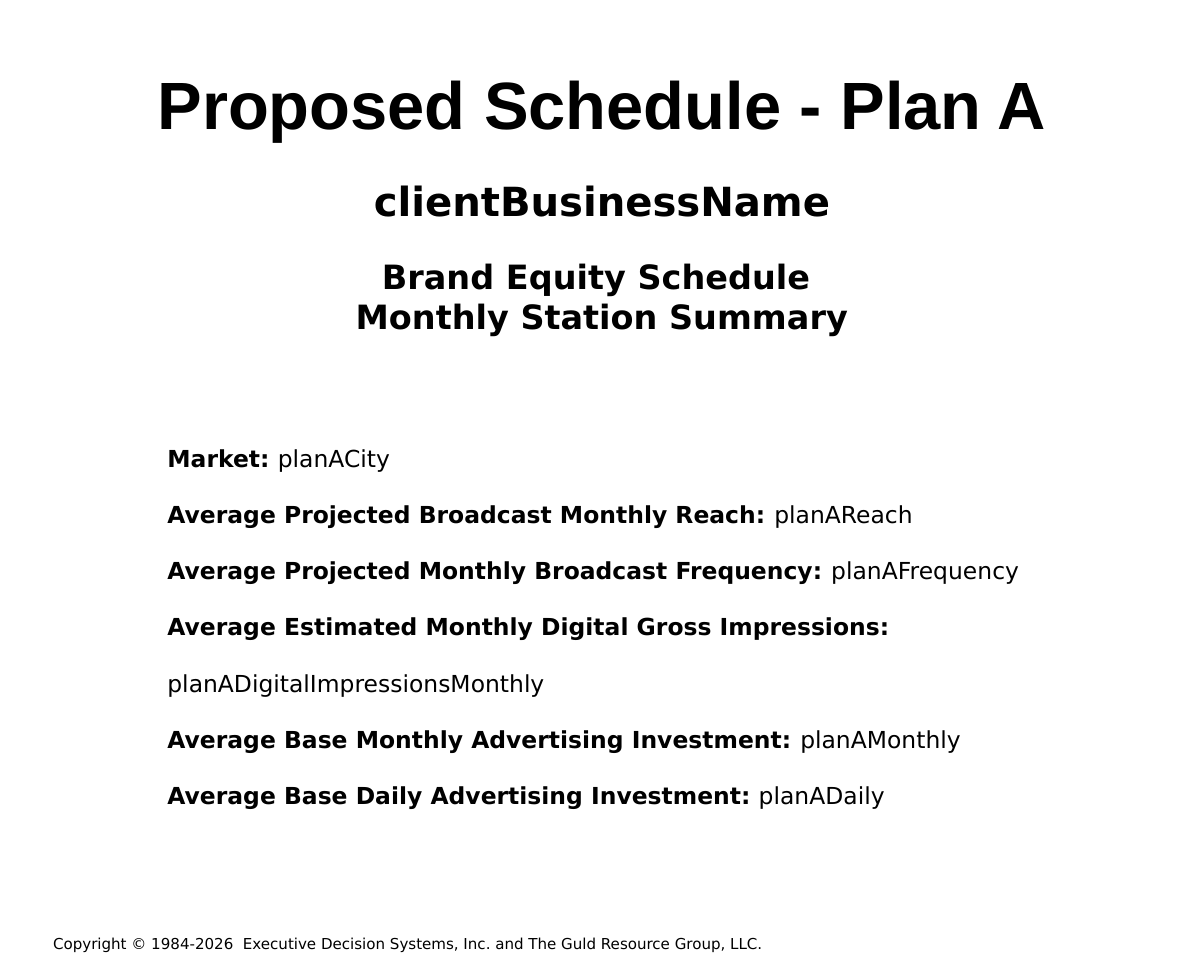
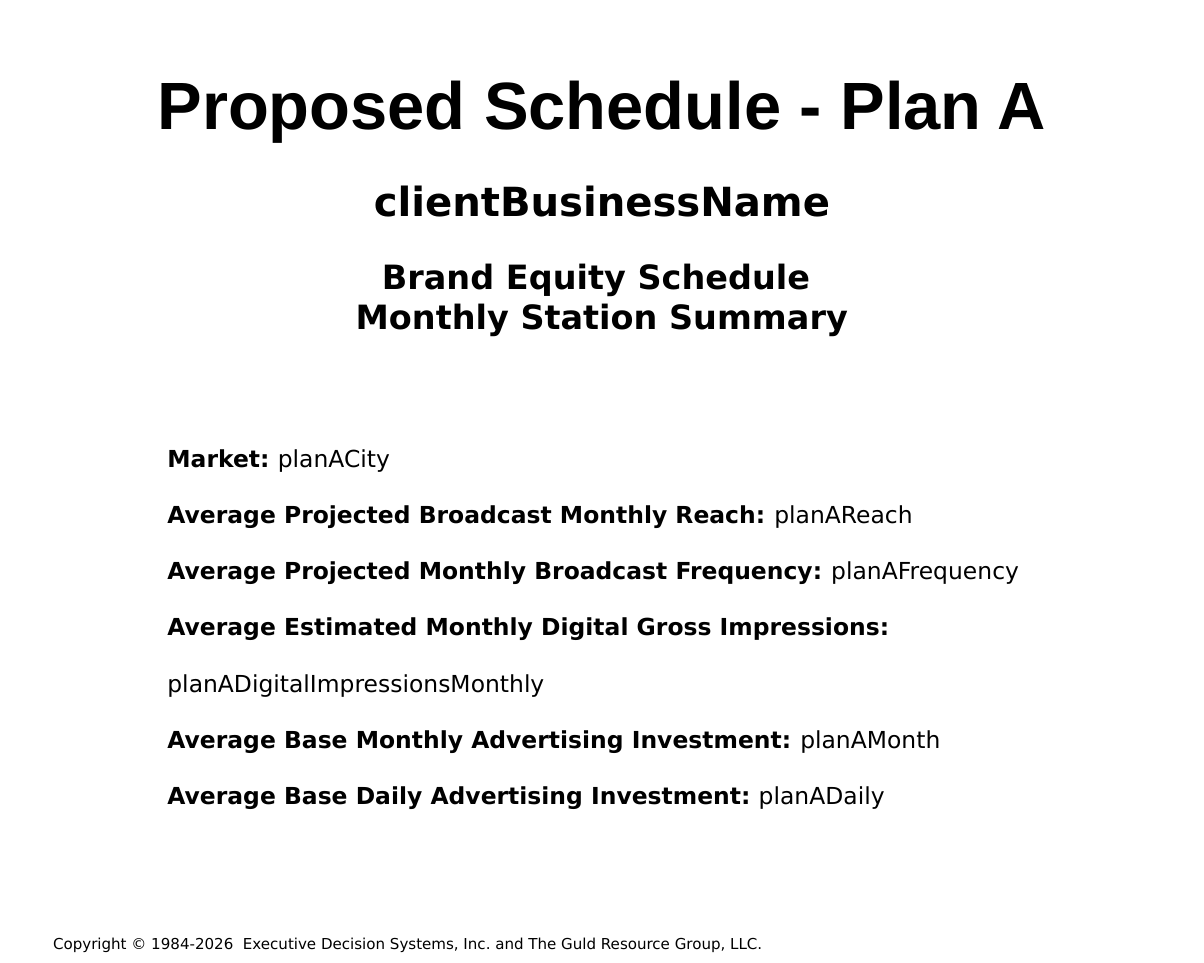
Before and after one commit to hintonandrew510/wizardfrontend, a slide deck: slide 23 of mavenprojectSCR/src/main/resources/powerpointtemplate/tv.pptx. Drawn at 1204x963 pixels with LibreOffice and Linux fonts; fonts in the diff are those of the drawing; background and template pictures are left out. Boxes give left, top, right and bottom in pixels: in the first picture for what was removed or moved away, otherwise in the second. Text is boxed around its words. In the diff, an @@ line names an element or a change of style, - is before the commit and + after.

```diff
--- a/mavenprojectSCR/src/main/resources/powerpointtemplate/tv.pptx
+++ b/mavenprojectSCR/src/main/resources/powerpointtemplate/tv.pptx
@@ text at [167,730,940,753]: text changed @@
-Average Base Monthly Advertising Investment: planAMonthly
+Average Base Monthly Advertising Investment: planAMonth
```
Also in this commit, not shown: 4 other slides changed, 7 other files.
